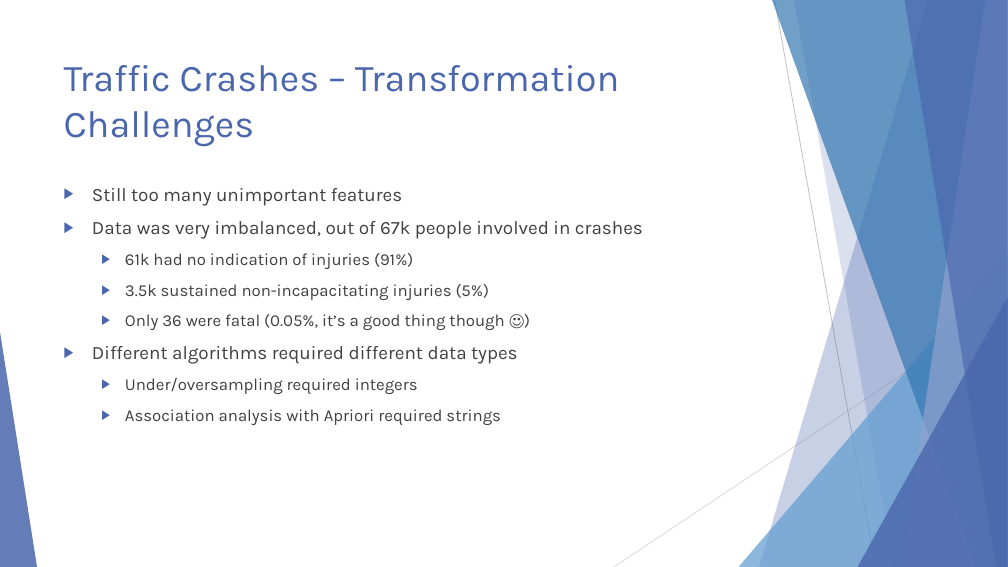
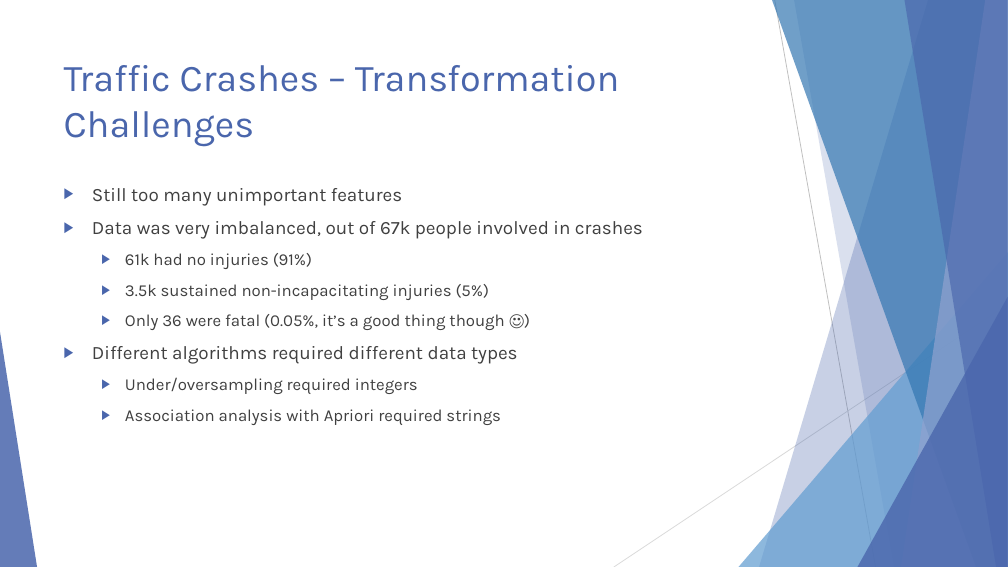
Before and after one commit to ndarwich/Crash-Analysis, a slide deck: slide 25 of Slides/An Investigation.pptx (slide 27 before the commit). Drawn at 1008x567 pixels with LibreOffice and Linux fonts; fonts in the diff are those of the drawing. Boxes give left, top, right and bottom in pixels: in the first picture for what was removed or moved away, otherwise in the second. Text is boxed around its words. In the diff, an @@ line names an element or a change of style, - is before the commit and + after.

```diff
--- a/Slides/An Investigation.pptx
+++ b/Slides/An Investigation.pptx
@@ text at box(125, 253, 312, 269): text changed @@
-  ▶ 61k had no indication of injuries (91%)
+  ▶ 61k had no injuries (91%)
```
Also in this commit, not shown: 2 other slides changed, 2 slides removed.
